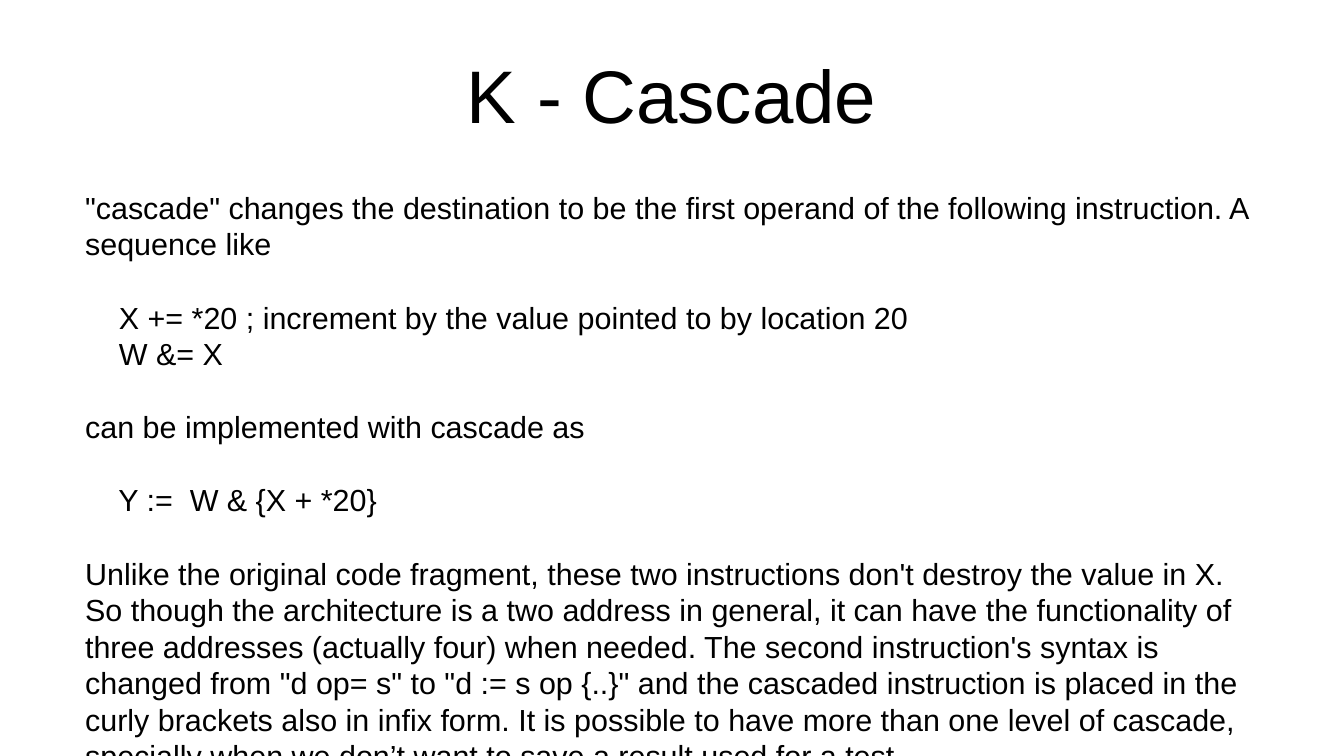
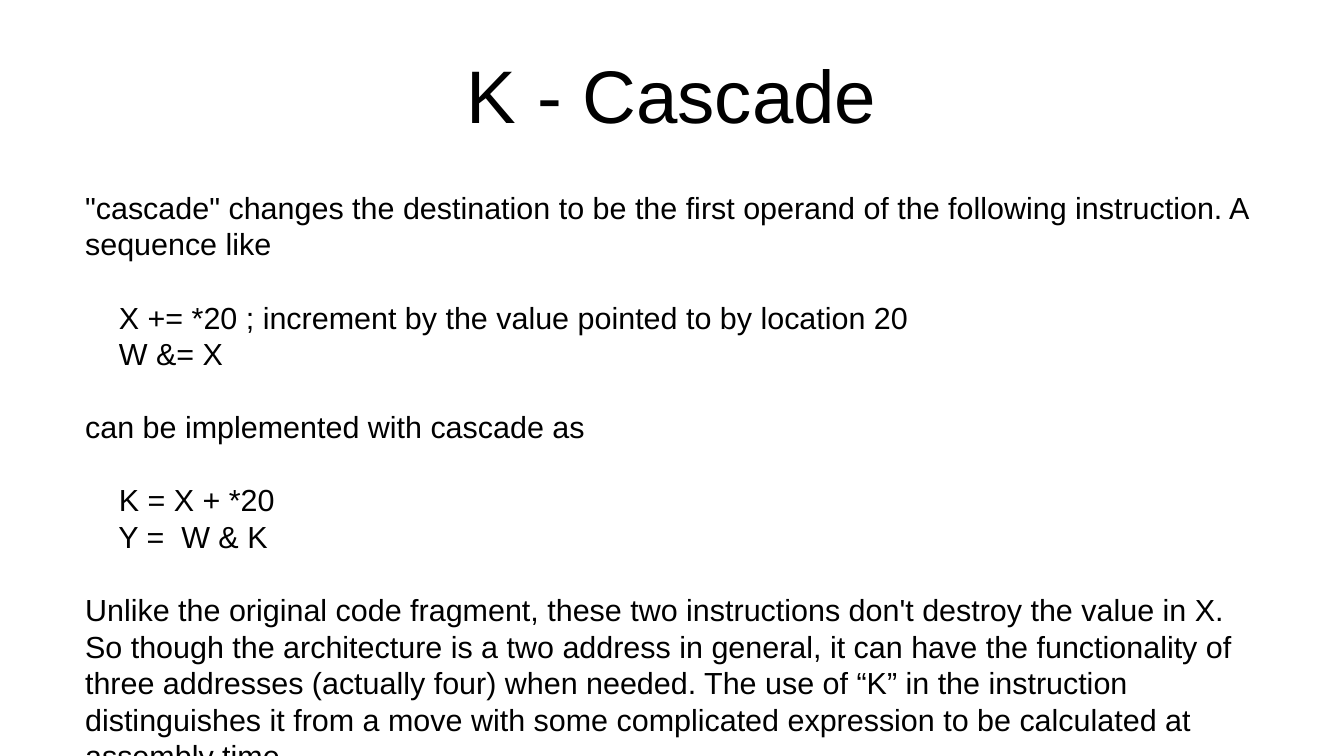
Before and after one commit to jeceljr/baby8, a slide deck: slide 5 of doc/baby8.odp. Drawn at 1344x756 pixels with LibreOffice and Linux fonts; fonts in the diff are those of the drawing. Boxes give left, top, right and bottom in pixels: in the first picture for what was removed or moved away, otherwise in the second. Text is boxed around its words. In the diff, an @@ line names an element or a change of style, - is before the commit and + after.

Commit message:
changed syntax for cascades and tests so there can be only one instruction per line. removed sieve_alt_syntax and changed the original

```diff
--- a/doc/baby8.odp
+++ b/doc/baby8.odp
@@ text at bbox=[85, 489, 1231, 737]: text changed @@
-Y := W & {X + *20}
-Unlike the original code fragment, these two instructions don't destroy the value in X. So though the architecture is a two address in general, it can have the functionality of three addresses (actually four) when needed. The second instruction's syntax is changed from "d op= s" to "d := s op {..}" and the cascaded instruction is placed in the curly brackets also in infix form. It is possible to have more than one level of cascade, specially when we don’t want to save a result used for a test.
+K = X + *20
+Y = W & K
+Unlike the original code fragment, these two instructions don't destroy the value in X. So though the architecture is a two address in general, it can have the functionality of three addresses (actually four) when needed. The use of “K” in the instruction distinguishes it from a move with some complicated expression to be calculated at assembly time.
```
Also in this commit, not shown: 3 other slides changed, 1 slide added, 3 other files.
